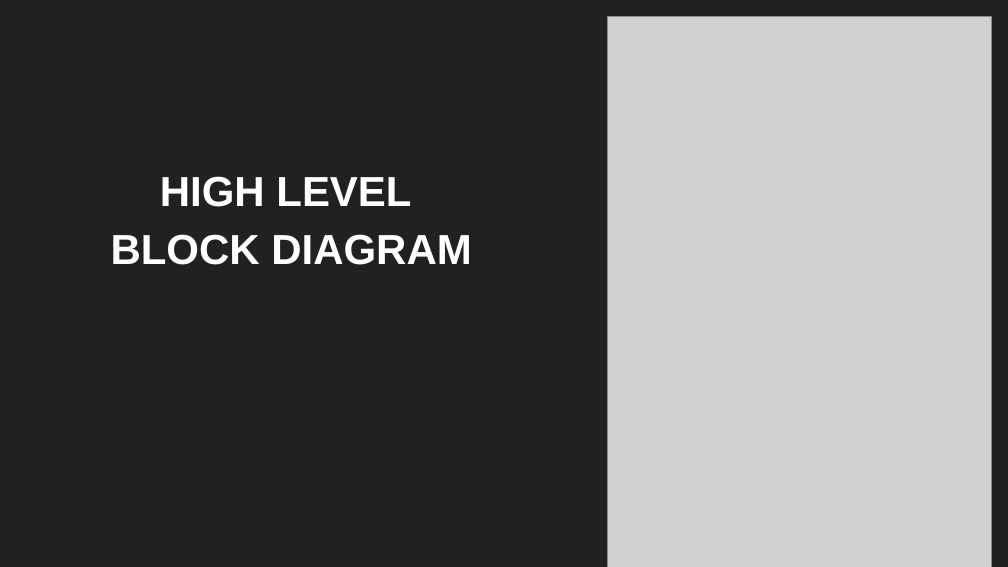
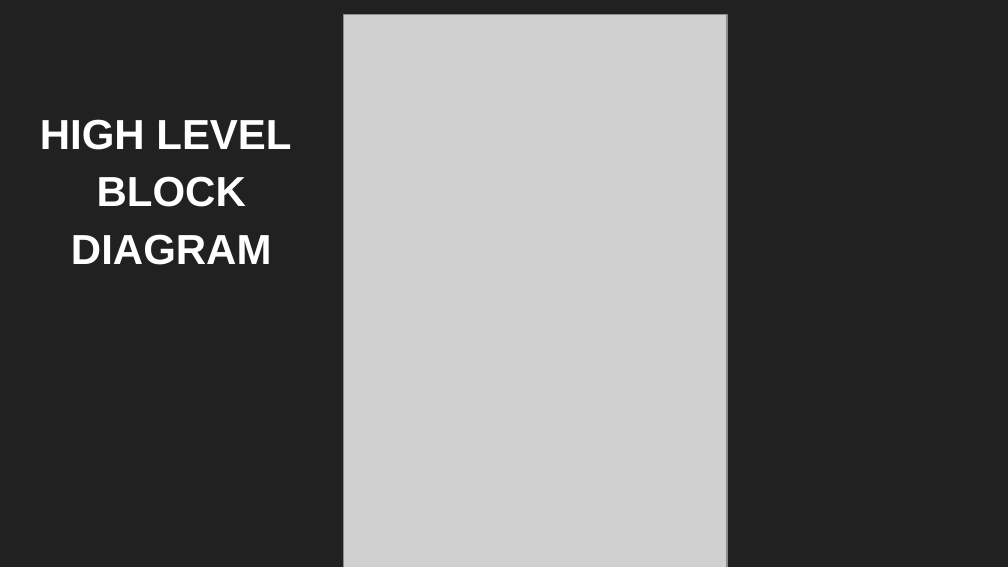
Before and after one commit to sbenstewart/cantina-plus, a slide deck: slide 11 of presentation/first/FYP First.pptx. Drawn at 1008x567 pixels with LibreOffice and Linux fonts; fonts in the diff are those of the drawing; grey boxes stand for pictures. Boxes give left, top, right and bottom in pixels: in the first picture for what was removed or moved away, otherwise in the second. Text is boxed around its words. In the diff, an @@ line names an element or a change of style, - is before the commit and + after.

```diff
--- a/presentation/first/FYP First.pptx
+++ b/presentation/first/FYP First.pptx
@@ picture: place and size @@
-picture at bbox=[608, 17, 991, 567]
+picture at bbox=[344, 14, 727, 567]
@@ title "HIGH LEVEL" rewrapped from bbox=[111, 176, 471, 265] to bbox=[40, 119, 291, 265] @@
```
Also in this commit, not shown: 1 other slide changed, 7 other files.
